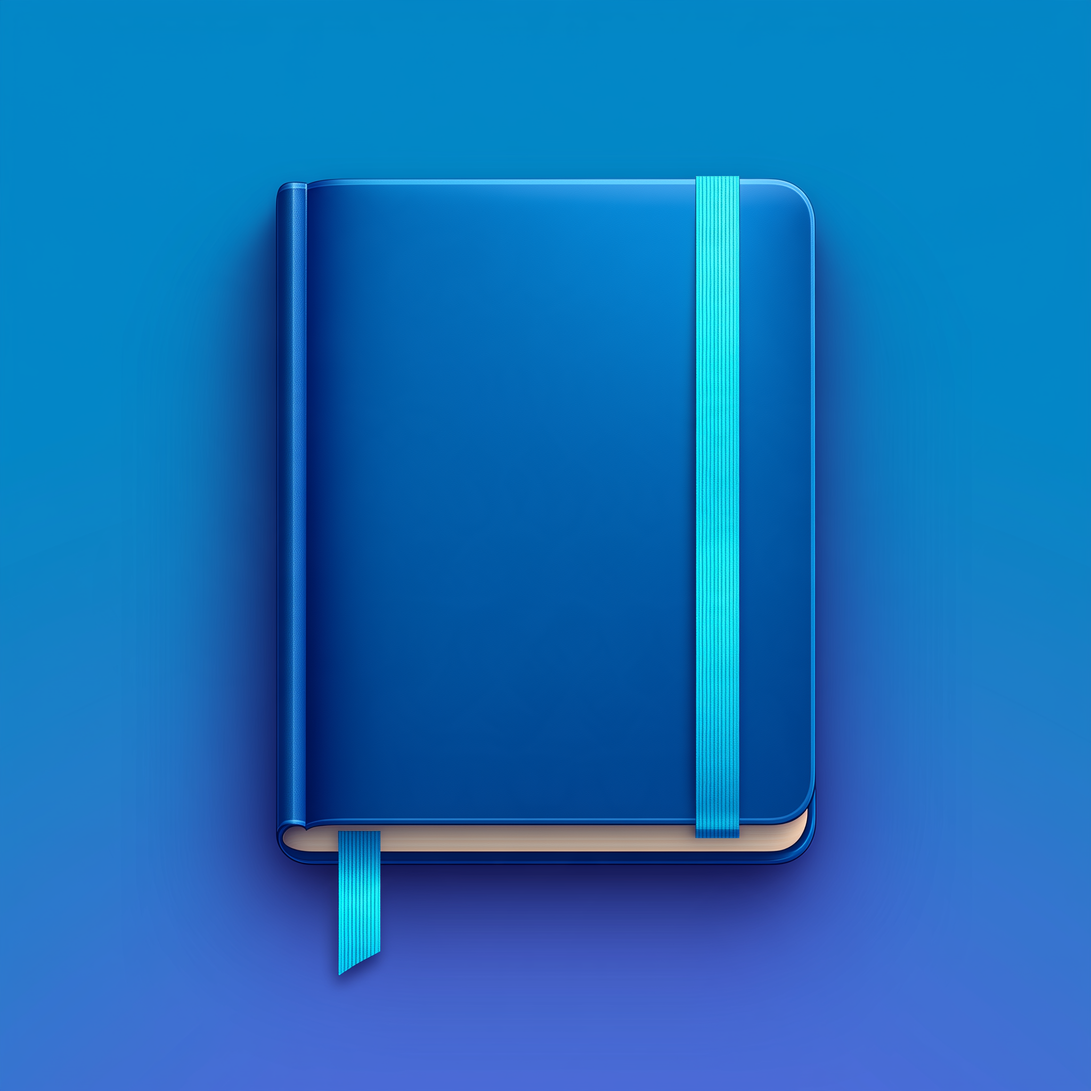
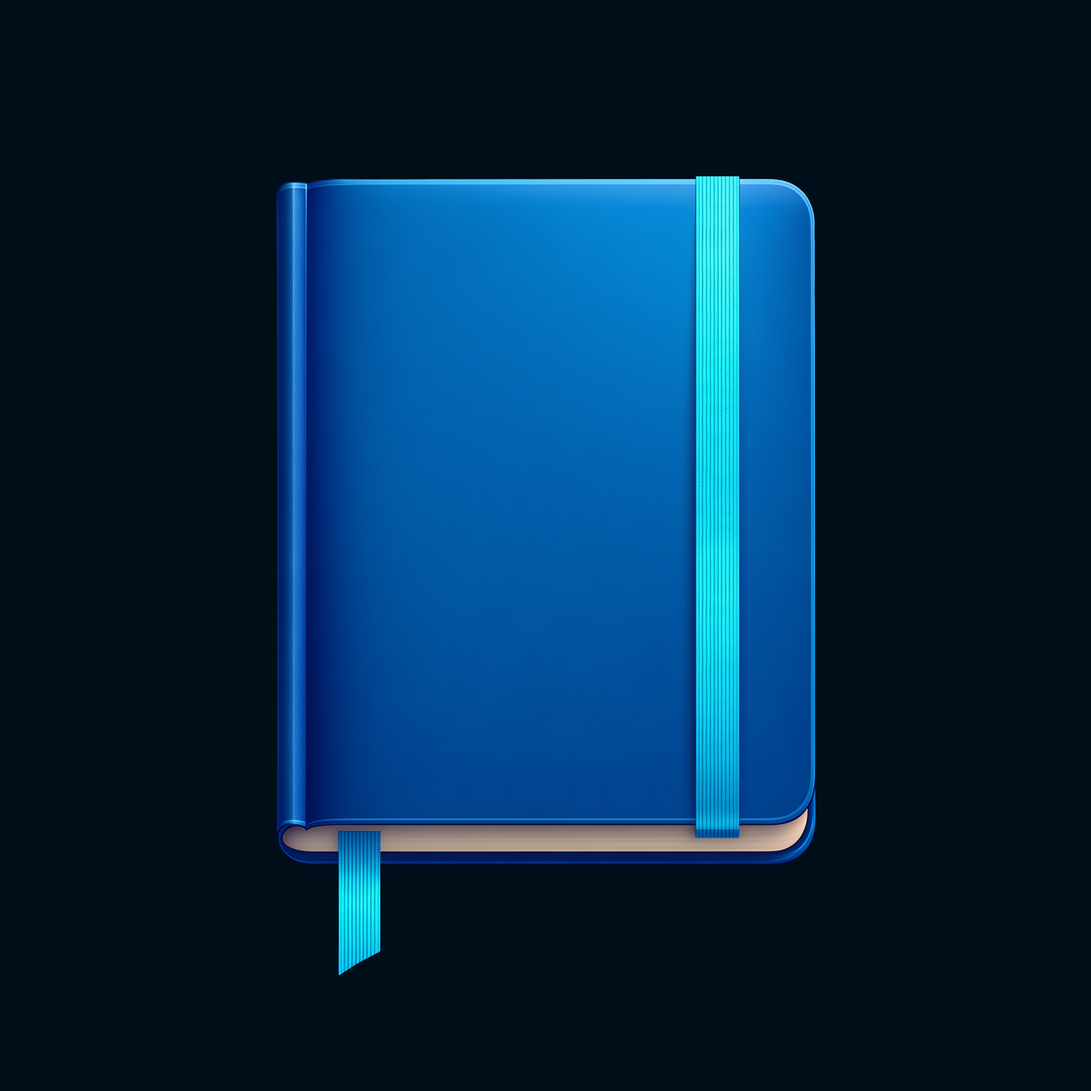
Two versions of the same layered image (w=1091, h=1091). Layer-by-layer changes:
added layer "Layer 0" above "BG" over [275, 175, 817, 977]
added layer "BG" over [0, 0, 1091, 1091]
